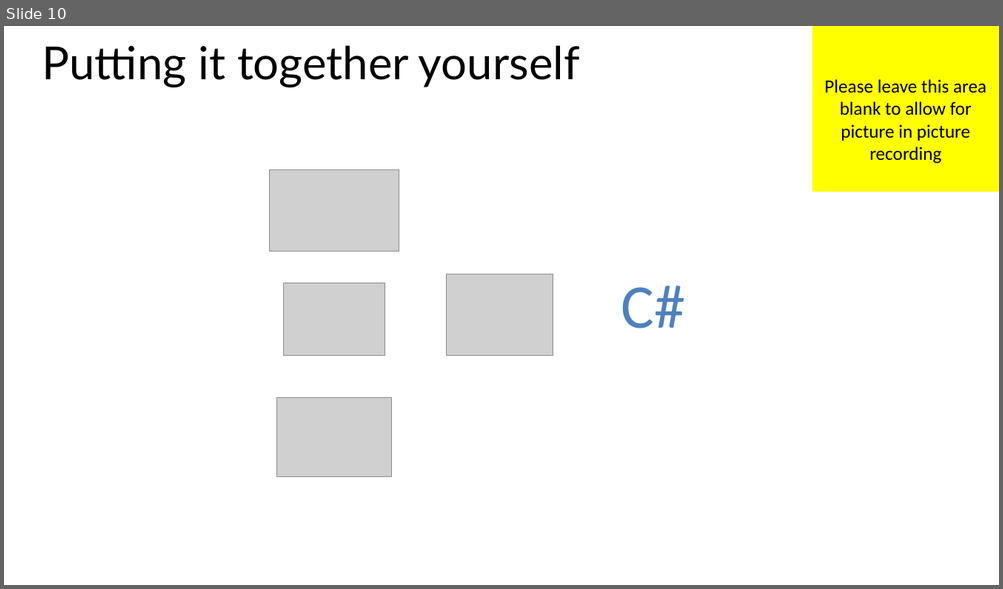
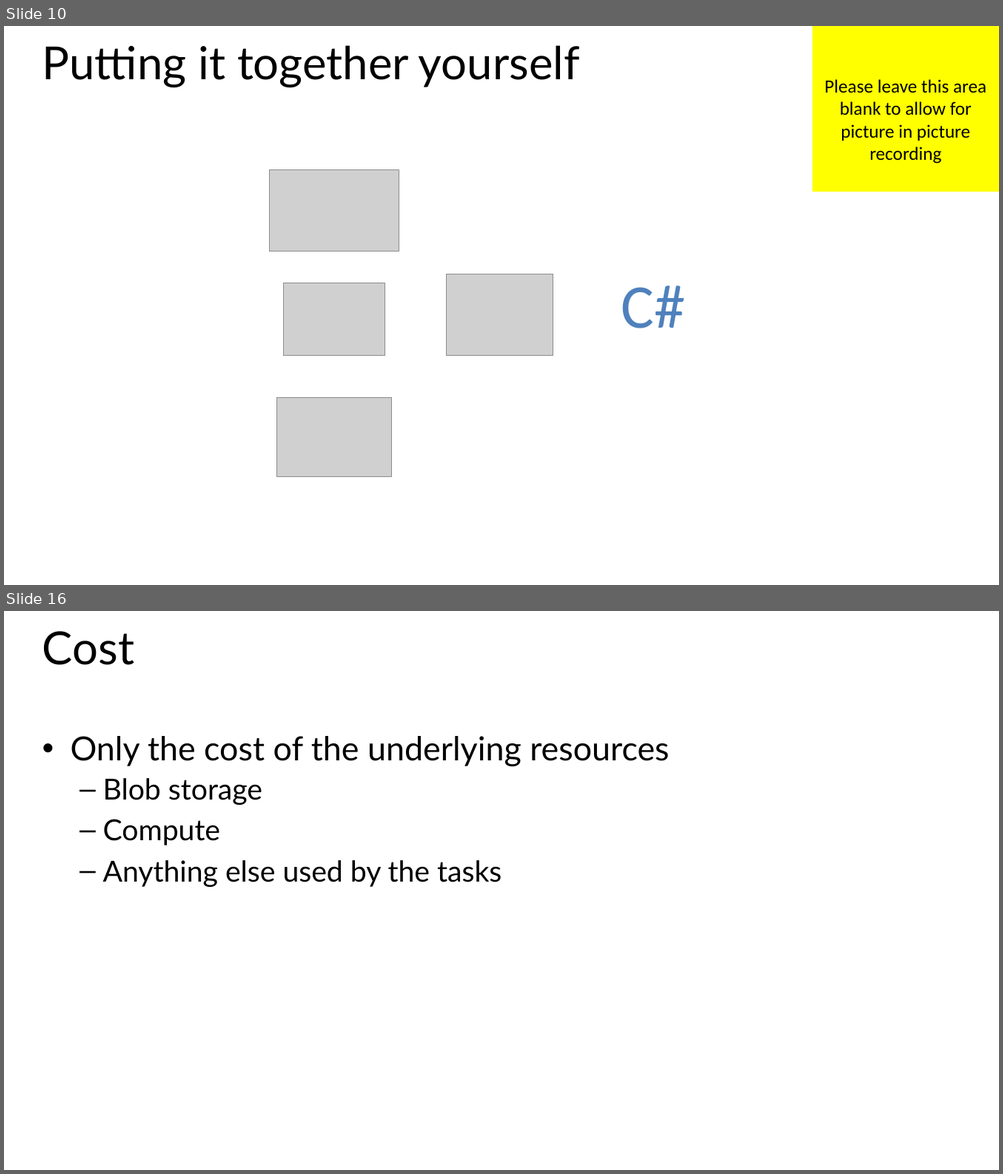
Before and after one commit to MisterJames/AzureImageProcessing, a slide deck: presentations/04 - Batch.pptx. Shown one above the other, each under a label of ours: slide 10 before the commit, slides 10 and 16 after it; the slides between them are not shown. The pictures are 1003x589 and 1003x1174 pixels, drawn with LibreOffice and Linux fonts; fonts in the diff are those of the drawing; grey boxes stand for pictures. Boxes give left, top, right and bottom in pixels: in the first picture for what was removed or moved away, otherwise in the second. Text is boxed around its words. In the diff, an @@ line names an element or a change of style, - is before the commit and + after.

```diff
--- a/presentations/04 - Batch.pptx
+++ b/presentations/04 - Batch.pptx
@@ slide 16 added at (x1=4, y1=611, x2=999, y2=1170), background #FFFFFF @@
@@ title added at (x1=42, y1=631, x2=134, y2=665), 44 pt, text #000000 @@
+Cost
@@ text added at (x1=71, y1=736, x2=669, y2=887), 28 pt, text #000000 @@
+• Only the cost of the underlying resources
+  – Blob storage
+  – Compute
+  – Anything else used by the tasks
```
Also in this commit, not shown: 1 slide changed, 4 other slides added, 3 other files.
